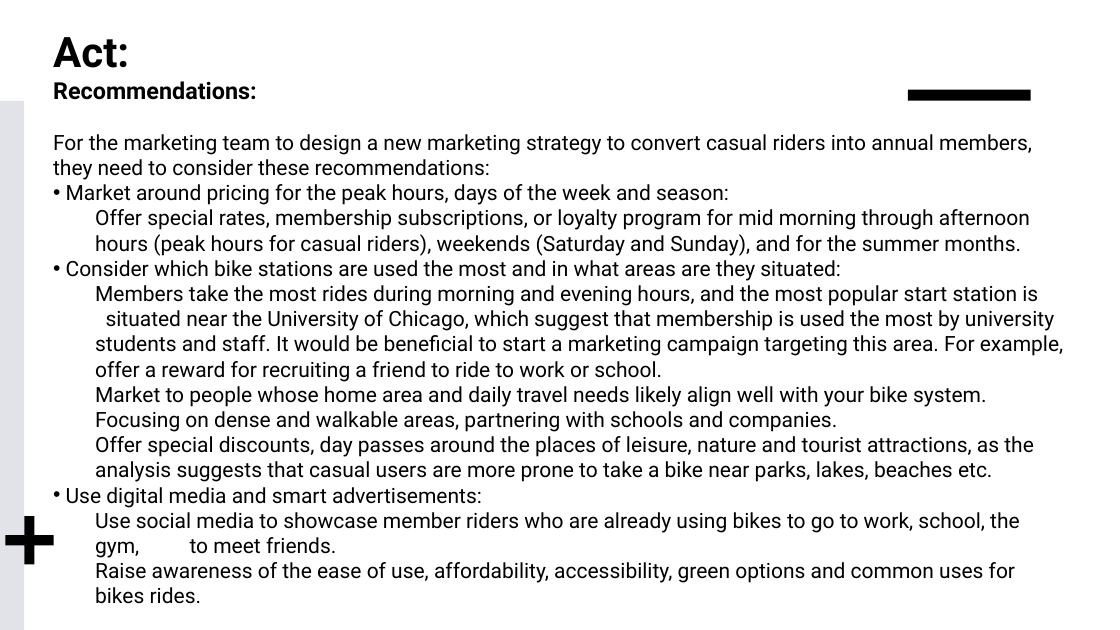
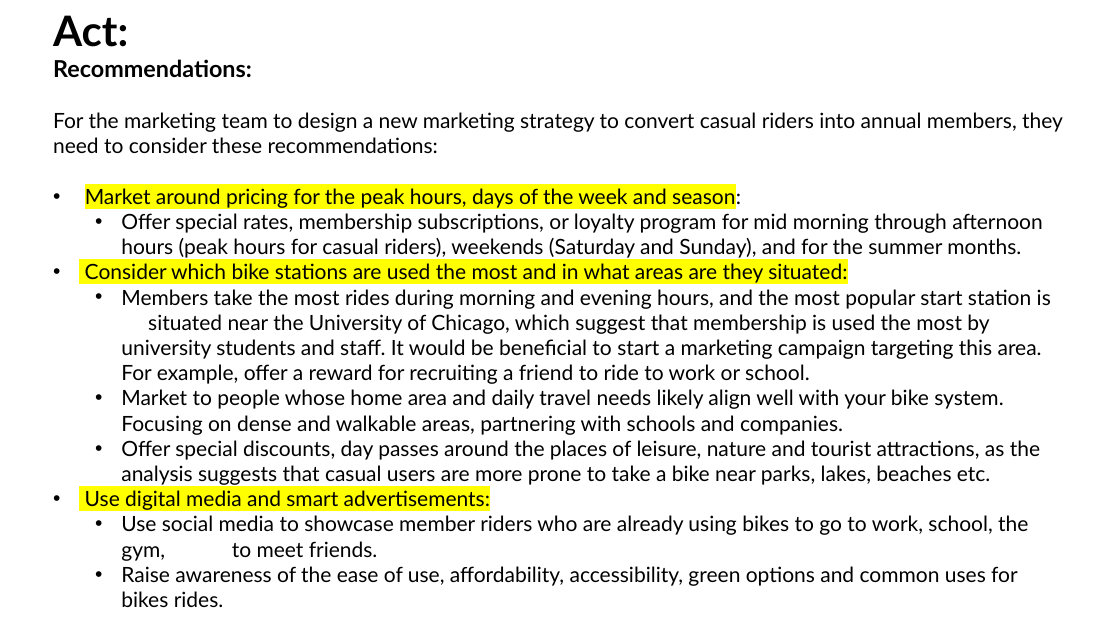
Before and after one commit to aruzhanKar/-Cyclistic-bike-share-analysis-case-study-, a slide deck: slide 15 of Cyclistic visualizations .pptx. Drawn at 1120x630 pixels with LibreOffice and Linux fonts; fonts in the diff are those of the drawing. Boxes give left, top, right and bottom in pixels: in the first picture for what was removed or moved away, otherwise in the second. Text is boxed around its words. In the diff, an @@ line names an element or a change of style, - is before the commit and + after.

Commit message:
Add files via upload
Data visualizations and recommendations for the marketing team

```diff
--- a/Cyclistic visualizations .pptx
+++ b/Cyclistic visualizations .pptx
@@ text "Act:": place and size @@
-text "Act:" at (53,37,1063,604)
+text "Act:" at (53,15,1063,607)
@@ text "Act:" at (53,15,1063,607): font Roboto to Lato; highlight none to #FFFF00 in "Market around pricing for the peak hours, ...", "Consider which bike stations are used the ...", "Use digital media and smart advertisements:"; indent changed; bullet none to • @@
@@ rectangle removed at (0,101,24,630) @@
@@ rectangle removed at (908,90,1031,101) @@
@@ plus removed at (5,516,53,564) @@
```
Also in this commit, not shown: 14 other slides changed.
